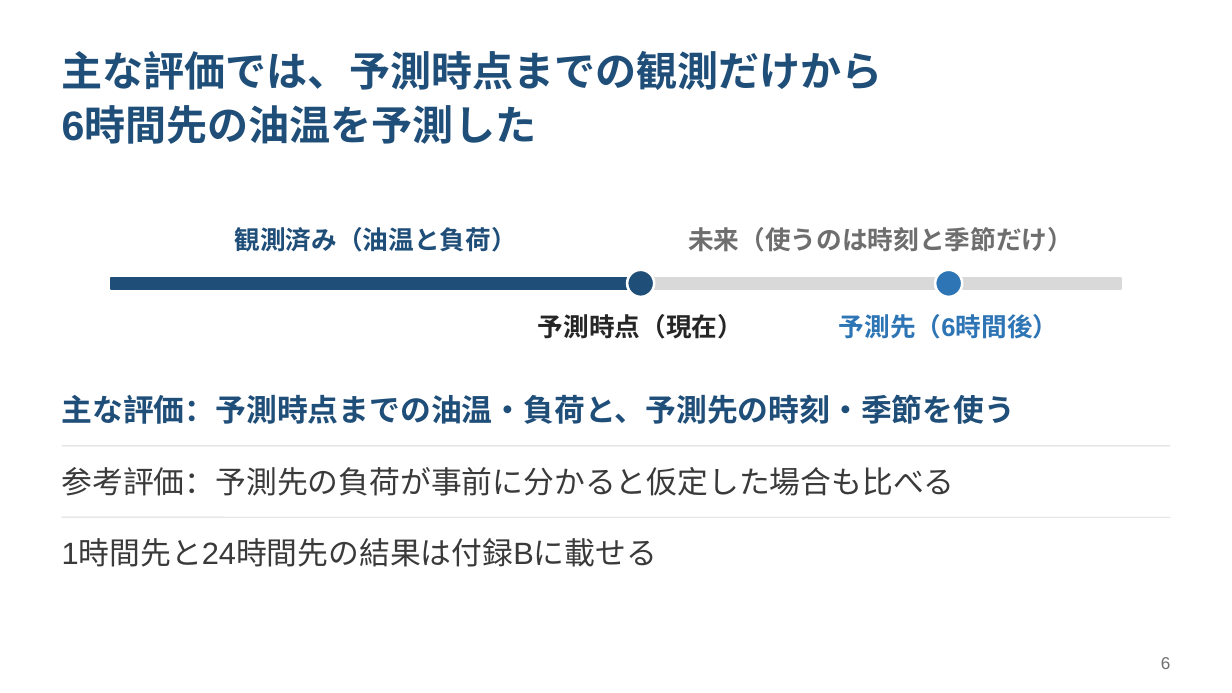
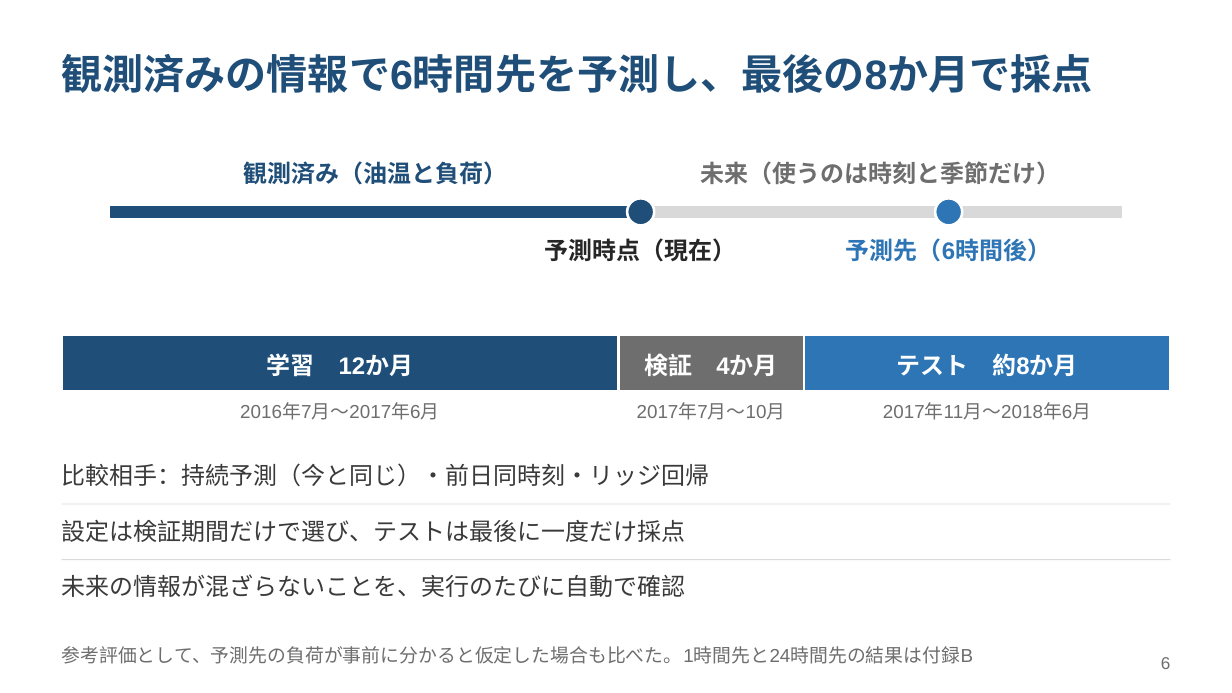
Before and after one commit to HJRKTNG/ett-oil-temperature-poc, a slide deck: slide 6 of reports/slides/ett_oil_temperature_poc.pptx. Drawn at 1232x693 pixels with LibreOffice and Linux fonts; fonts in the diff are those of the drawing. Boxes give left, top, right and bottom in pixels: in the first picture for what was removed or moved away, otherwise in the second. Text is boxed around its words. In the diff, an @@ line names an element or a change of style, - is before the commit and + after.

```diff
--- a/reports/slides/ett_oil_temperature_poc.pptx
+++ b/reports/slides/ett_oil_temperature_poc.pptx
@@ text at (x1=62, y1=54, x2=1093, y2=93): text changed @@
-主な評価では、予測時点までの観測だけから
-6時間先の油温を予測した
+観測済みの情報で6時間先を予測し、最後の8か月で採点
@@ text "観測済み（油温と負荷）" moved from (x1=235, y1=227, x2=517, y2=252) to (x1=244, y1=161, x2=508, y2=185) @@
@@ text "未来（使うのは時刻と季節だけ）" moved from (x1=688, y1=227, x2=1073, y2=252) to (x1=701, y1=161, x2=1061, y2=184) @@
@@ 2 rectangles, 2 ellipses moved together from (x1=111, y1=270, x2=1121, y2=297) to (x1=111, y1=198, x2=1121, y2=225) @@
@@ size 15 to 14 pt in 4 elements at (x1=244, y1=161, x2=508, y2=185), (x1=701, y1=161, x2=1061, y2=184), (x1=846, y1=238, x2=1051, y2=262), (x1=545, y1=238, x2=737, y2=262) @@
@@ text "予測時点（現在）" moved from (x1=538, y1=314, x2=743, y2=339) to (x1=545, y1=238, x2=737, y2=262) @@
@@ text "予測先（6時間後）" moved from (x1=839, y1=314, x2=1059, y2=339) to (x1=846, y1=238, x2=1051, y2=262) @@
@@ rectangle added at (x1=62, y1=335, x2=618, y2=392), fill #1F4E79, outline #FFFFFF 1.5 pt @@
@@ text added at (x1=266, y1=353, x2=414, y2=377), 14 pt, text #FFFFFF, bold @@
+学習 12か月
@@ rectangle added at (x1=618, y1=335, x2=804, y2=392), fill #6E6E6E, outline #FFFFFF 1.5 pt @@
@@ text added at (x1=644, y1=353, x2=777, y2=376), 14 pt, text #FFFFFF, bold @@
+検証 4か月
@@ rectangle added at (x1=804, y1=335, x2=1170, y2=392), fill #2E75B6, outline #FFFFFF 1.5 pt @@
@@ text added at (x1=896, y1=353, x2=1077, y2=376), 14 pt, text #FFFFFF, bold @@
+テスト 約8か月
@@ text removed at (x1=62, y1=394, x2=1016, y2=424) @@
-主な評価：予測時点までの油温・負荷と、予測先の時刻・季節を使う
@@ text added at (x1=240, y1=403, x2=439, y2=420), 11 pt, text #6E6E6E @@
+2016年7月〜2017年6月
@@ text added at (x1=637, y1=403, x2=786, y2=420), 11 pt, text #6E6E6E @@
+2017年7月〜10月
@@ text added at (x1=883, y1=403, x2=1091, y2=420), 11 pt, text #6E6E6E @@
+2017年11月〜2018年6月
@@ text added at (x1=62, y1=463, x2=710, y2=486), 14 pt, text #3A3A3A @@
+比較相手：持続予測（今と同じ）・前日同時刻・リッジ回帰
@@ line moved from (62, 517) - (1170, 517) to (62, 504) - (1170, 504) @@
@@ text removed at (x1=62, y1=539, x2=658, y2=567) @@
-1時間先と24時間先の結果は付録Bに載せる
@@ text added at (x1=62, y1=520, x2=686, y2=542), 14 pt, text #3A3A3A @@
+設定は検証期間だけで選び、テストは最後に一度だけ採点
@@ line moved from (62, 446) - (1170, 446) to (62, 559) - (1170, 559) @@
@@ text added at (x1=62, y1=574, x2=686, y2=597), 14 pt, text #3A3A3A @@
+未来の情報が混ざらないことを、実行のたびに自動で確認
@@ text "参考評価として、予測先の負荷が事前に分かると仮定した場合も比べた。1時間先と24時間先の結果は付録B" at (x1=62, y1=646, x2=974, y2=664): vertical alignment top to bottom @@
@@ text at (x1=62, y1=646, x2=974, y2=664): text changed; size 18 to 11 pt; text colour #3A3A3A to #6E6E6E @@
-参考評価：予測先の負荷が事前に分かると仮定した場合も比べる
+参考評価として、予測先の負荷が事前に分かると仮定した場合も比べた。1時間先と24時間先の結果は付録B
```
Also in this commit, not shown: 18 other slides changed, 1 slide added, 1 slide removed, 7 other files.
